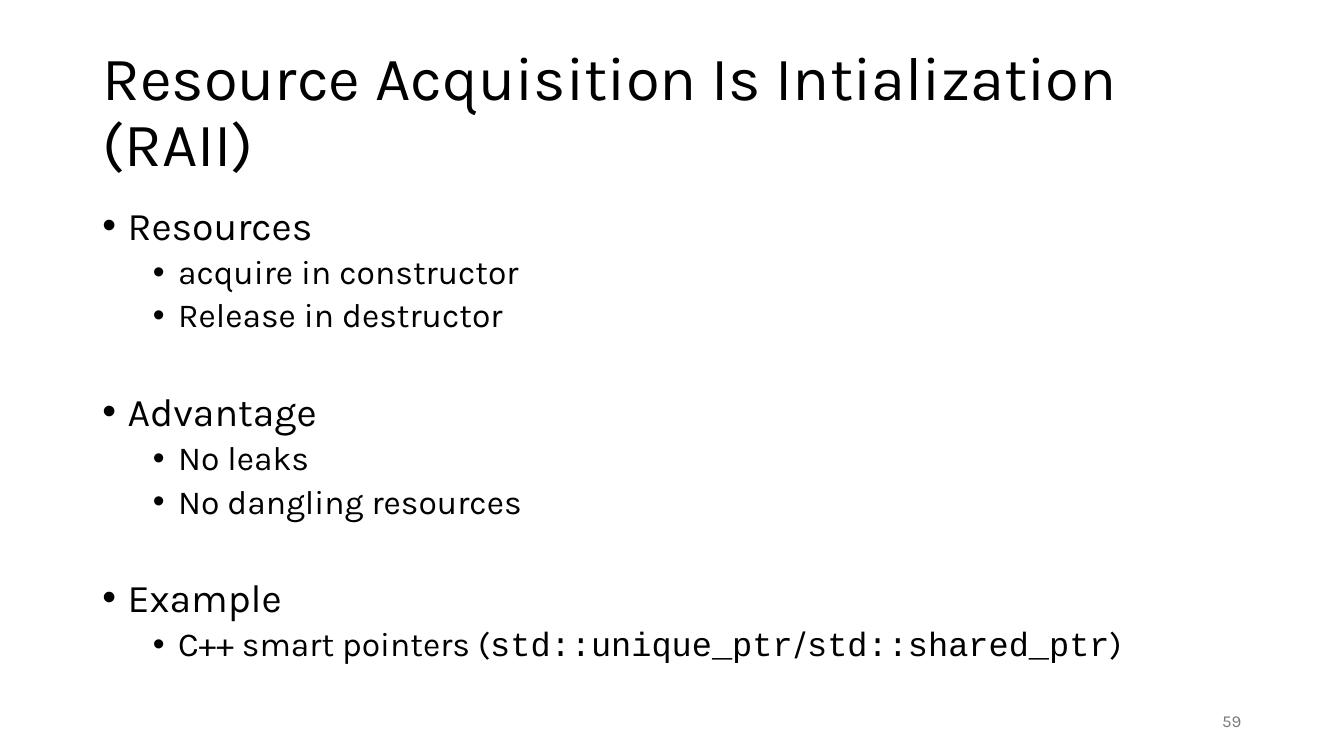
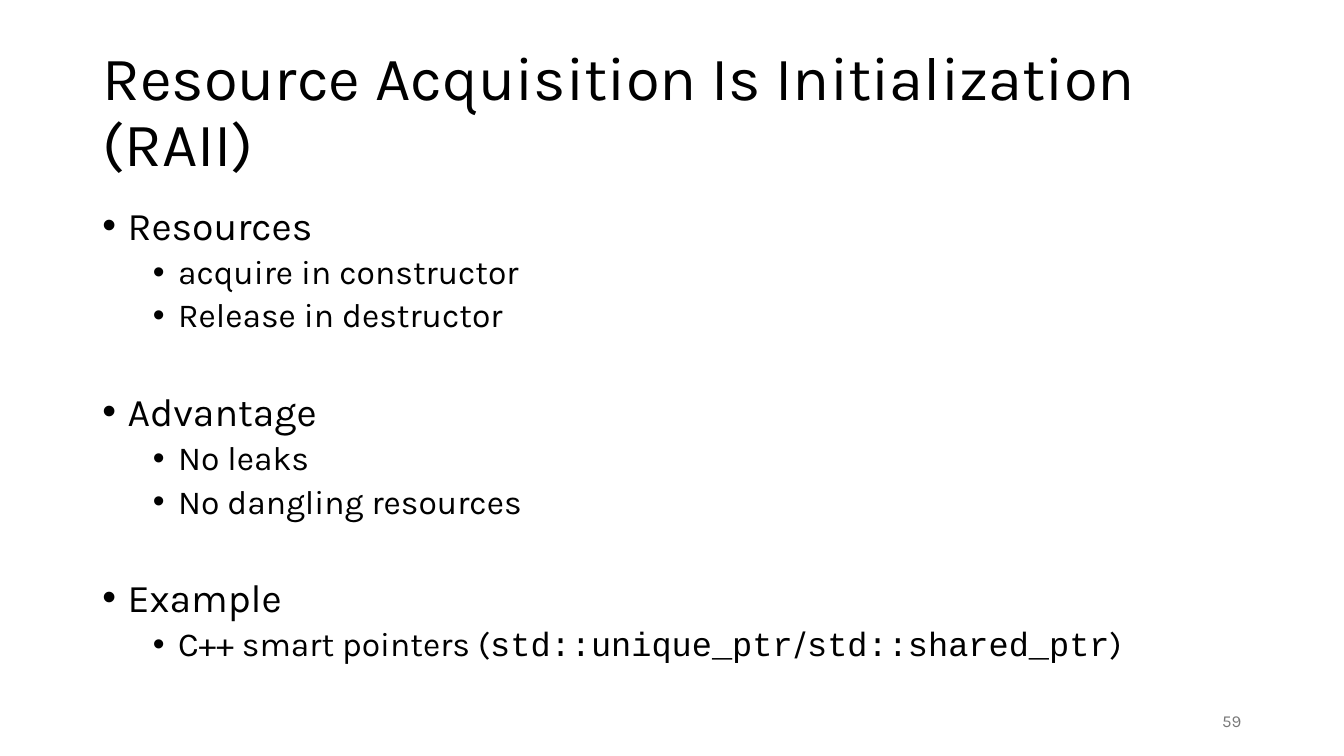
Before and after one commit to gjbex/C-plus-plus-software-engineering, a slide deck: slide 59 of cpp_software_engineering.pptx. Drawn at 1344x756 pixels with LibreOffice and Linux fonts; fonts in the diff are those of the drawing. Boxes give left, top, right and bottom in pixels: in the first picture for what was removed or moved away, otherwise in the second. Text is boxed around its words. In the diff, an @@ line names an element or a change of style, - is before the commit and + after.

Commit message:
Fix typo

```diff
--- a/cpp_software_engineering.pptx
+++ b/cpp_software_engineering.pptx
@@ title at (x1=102, y1=57, x2=1135, y2=173): text changed @@
-Resource Acquisition Is Intialization (RAII)
+Resource Acquisition Is Initialization (RAII)
```
